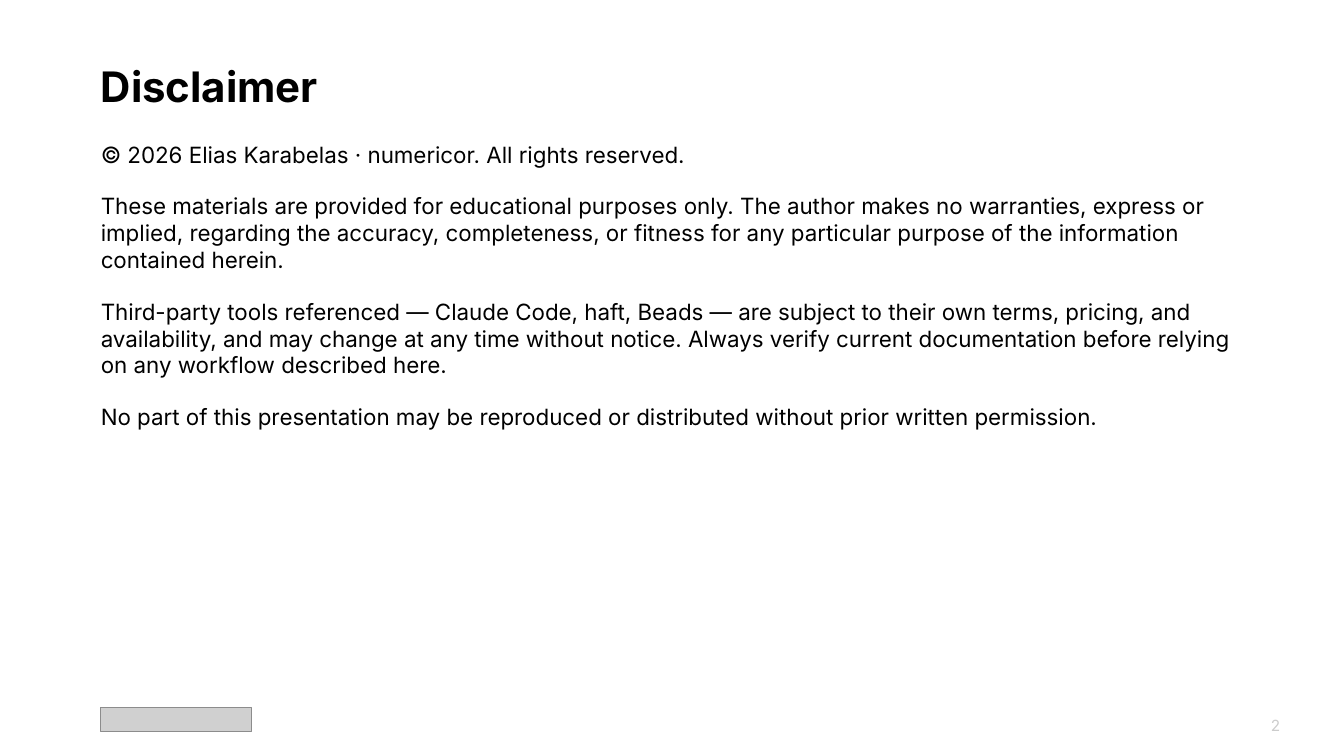
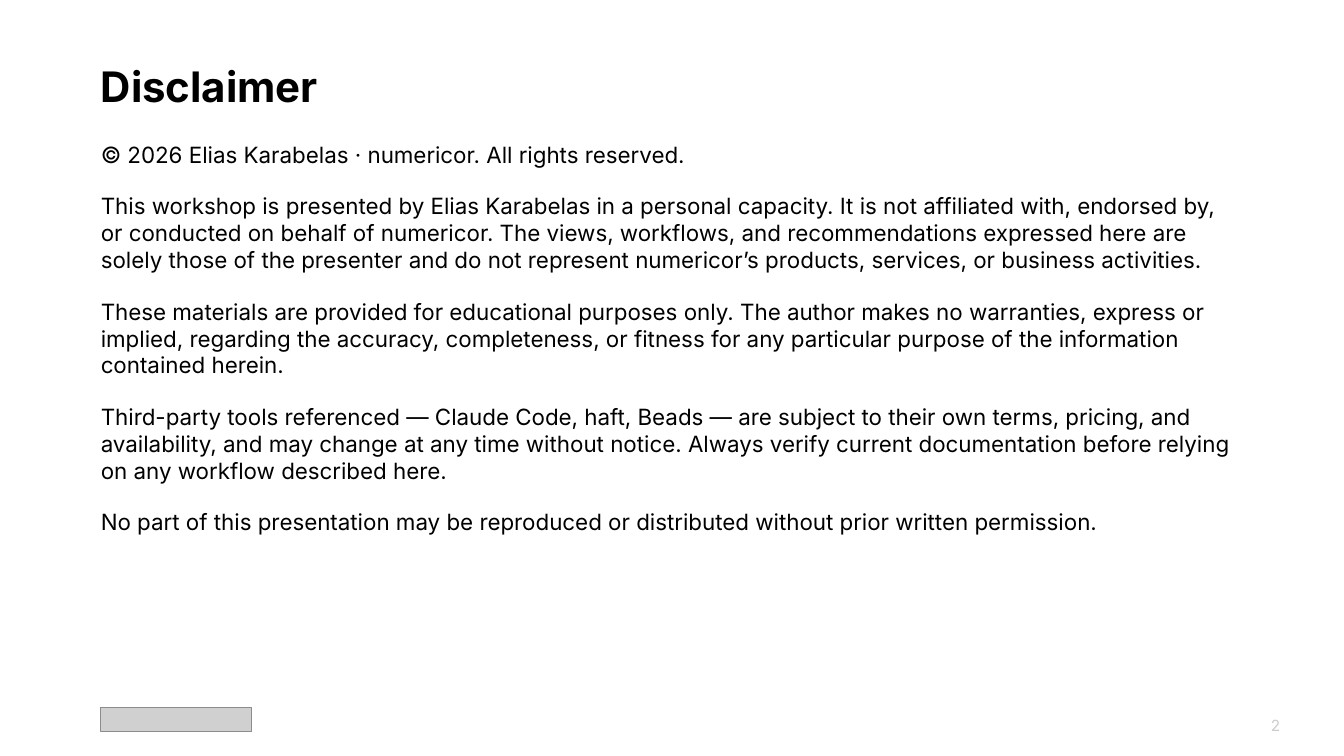
Before and after one commit to karabelaselias/claude-code-workshop-2026, a slide deck: slide 2 of claude-code-workshop.pptx. Drawn at 1344x756 pixels with LibreOffice and Linux fonts; fonts in the diff are those of the drawing; grey boxes stand for pictures. Boxes give left, top, right and bottom in pixels: in the first picture for what was removed or moved away, otherwise in the second. Text is boxed around its words. In the diff, an @@ line names an element or a change of style, - is before the commit and + after.

Commit message:
Expand disclaimer: personal capacity, not affiliated with numericor

```diff
--- a/claude-code-workshop.pptx
+++ b/claude-code-workshop.pptx
@@ text at <box>101,197,1215,273</box>: paragraph added @@
+This workshop is presented by Elias Karabelas in a personal capacity. It is not affiliated with, endorsed by, or conducted on behalf of numericor. The views, workflows, and recommendations expressed here are solely those of the presenter and do not represent numericor’s products, services, or business activities.
```
Also in this commit, not shown: 1 other file.
